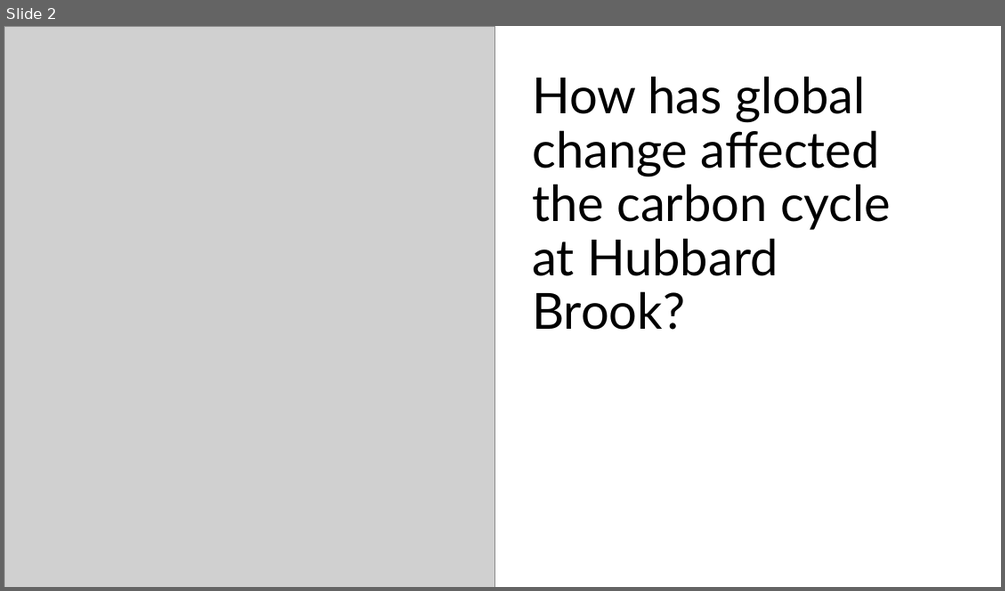
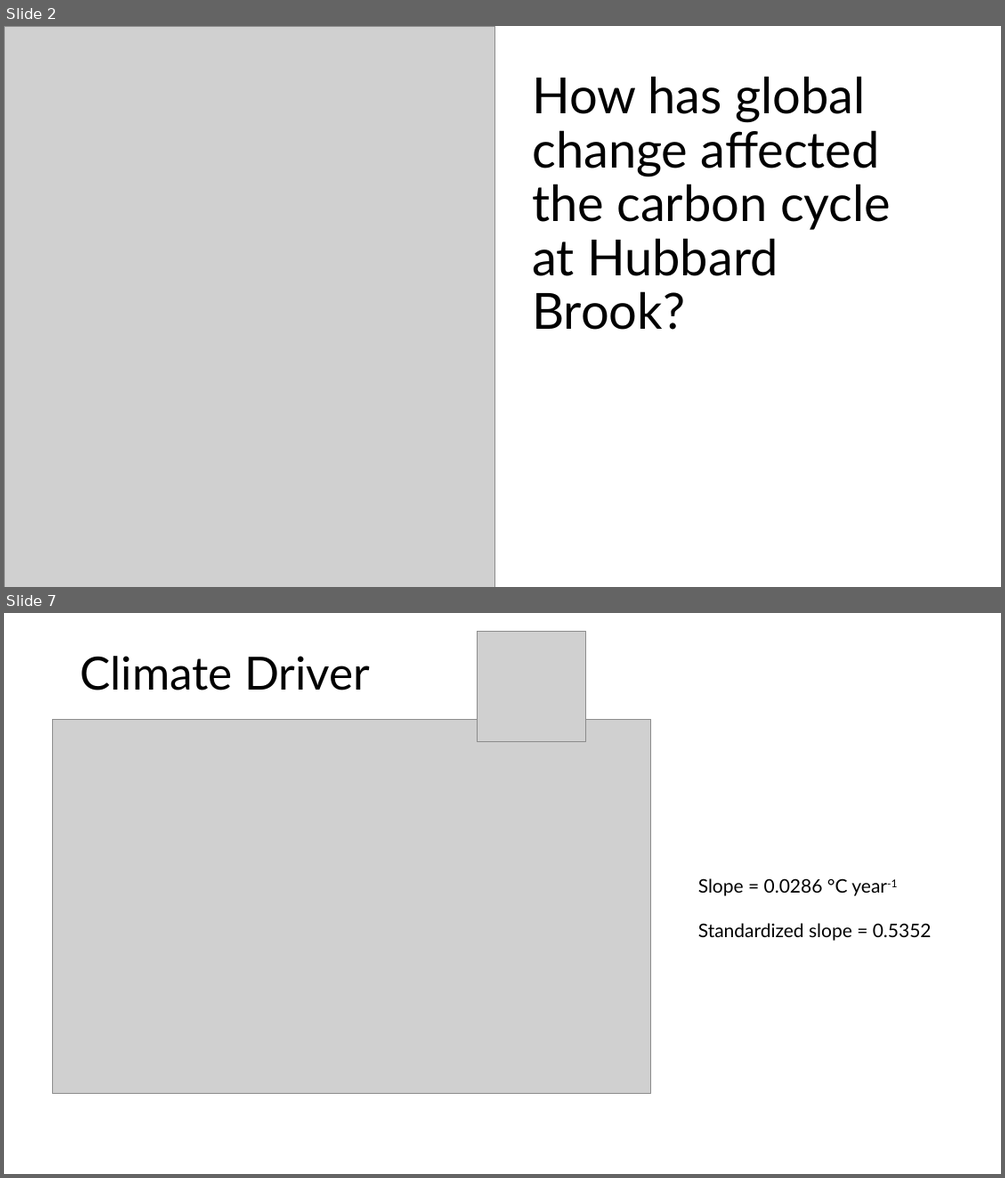
Before and after one commit to CaitlinPries/HB-Temporal-Carbon, a slide deck: Temporal C HB Meeting.pptx. Shown one above the other, each under a label of ours: slide 2 before the commit, slides 2 and 7 after it; the slides between them are not shown. The pictures are 1005x591 and 1005x1178 pixels, drawn with LibreOffice and Linux fonts; fonts in the diff are those of the drawing; grey boxes stand for pictures. Boxes give left, top, right and bottom in pixels: in the first picture for what was removed or moved away, otherwise in the second. Text is boxed around its words. In the diff, an @@ line names an element or a change of style, - is before the commit and + after.

Commit message:
More updates for meeting
Added more standardized graphs and prelim analyses for the presentation at the HB annual meeting

```diff
--- a/Temporal C HB Meeting.pptx
+++ b/Temporal C HB Meeting.pptx
@@ slide 7 added at [4, 613, 1001, 1174], background #FFFFFF @@
@@ picture added at [477, 631, 586, 742] @@
@@ title added at [80, 656, 370, 690], 44 pt, text #000000 @@
+Climate Driver
@@ picture added at [53, 719, 651, 1093] @@
@@ text added at [698, 878, 931, 941], 18 pt, text #000000 @@
+Slope = 0.0286 °C year-1
+Standardized slope = 0.5352
```
Also in this commit, not shown: 6 slides changed, 6 other slides added, 6 slides removed, 14 other files.
